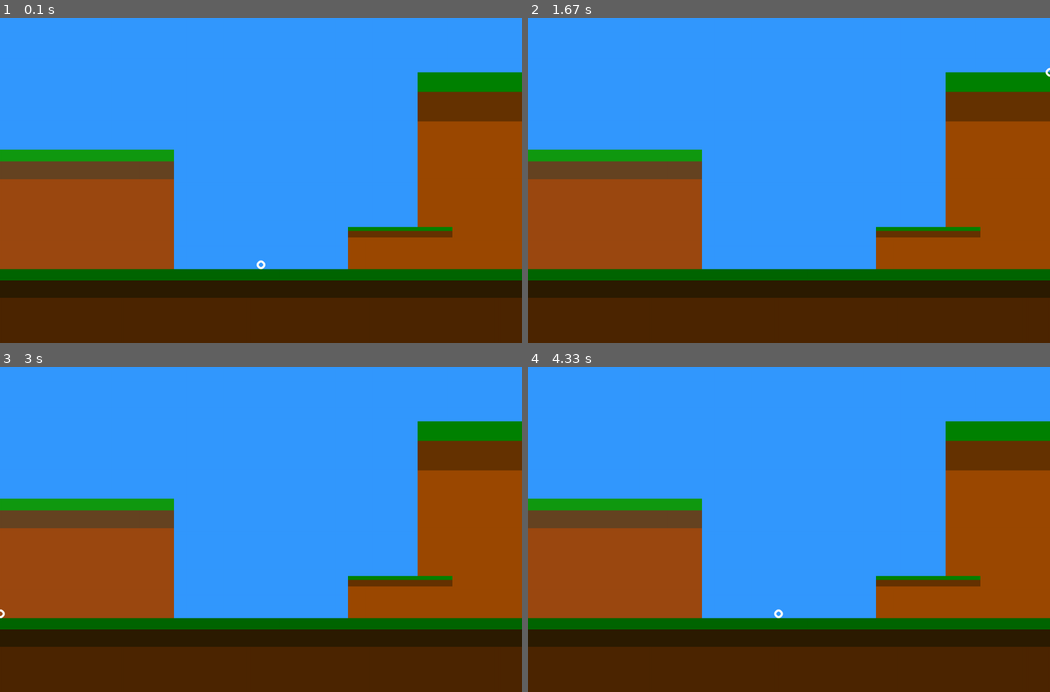
Above: before the commit, frames 1-4 (two rows, left to right).
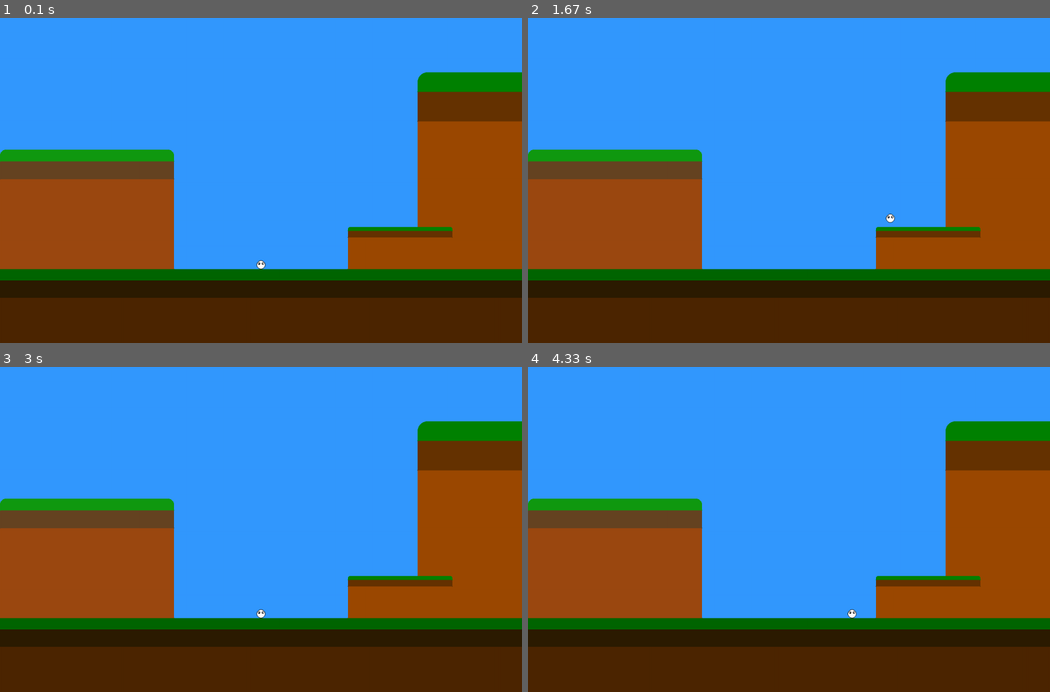
Above: after the commit, the same moments.

Repository: RafaelV1nueza/pyGames_demo
Game: pygame game, started from intro.py
Same seed, same stepped clock (60 frames per second), same inputs: the game is played once before the commit and once after it.
Inputs:
- Up to frame 1 (0.1 s): no input
- Up to frame 2 (1.67 s): tap W at 0.33 s; hold Right 0.67-1.13 s; hold Up 1.17-1.47 s; hold Right from 1.5 s (still down)
- Up to frame 3 (3 s): release Right at 1.97 s; hold Left 2-2.53 s; hold Left 2.57-2.97 s
- Up to frame 4 (4.33 s): hold Up 3-3.37 s; hold Right 3.4-4.03 s; hold Left from 4.07 s (still down)

The runs differ from the first frame. In frame 1, less than 0.1% of the frame differs, in the area x 0-87%, y 16-78%; in frame 2, less than 0.1%; in frame 3, less than 0.1%; in frame 4, 0.1%.

Commit message:
eyes and inverse square speed size

Diff:
--- a/intro.py
+++ b/intro.py
@@ -36,14 +36,14 @@
     def collision(self,dx,dy):
         scale = self.game.PLAYER_SIZE / self.game.delta_time
         #para X
-        if 0 < (self.px + dx * scale) < self.game.WIDTH:
+        if 0< (self.px + dx * scale) < self.game.WIDTH:
             self.px += dx
         elif self.px < 0:
             self.px = 0 + self.game.PLAYER_SIZE
         elif self.px > self.game.WIDTH:
             self.px = self.game.WIDTH - self.game.PLAYER_SIZE
         #Para Y
-        if (self.py + dy * scale) < self.ground - self.game.PLAYER_SIZE:
+        if (self.py + dy) < self.ground - self.game.PLAYER_SIZE: #*scale?
             self.py += dy
         else:
             self.py = self.ground - self.game.PLAYER_SIZE
@@ -52,7 +52,45 @@
 
     def draw(self):
         pg.draw.circle(self.game.screen,self.game.WHITE,(self.px,self.py),
-                        self.game.PLAYER_SIZE,5)
+                        self.game.PLAYER_SIZE,0)
+        pg.draw.circle(self.game.screen,self.game.BLACK,(self.px,self.py),
+                        self.game.PLAYER_SIZE,self.game.PLAYER_SIZE//10)
+        #ojo izquierdo Left eye
+        pg.draw.rect(self.game.screen,self.game.BLACK,(self.px - self.game.PLAYER_SIZE*3//4,
+                                                  self.py - self.game.PLAYER_SIZE*2//3,
+                                                  self.game.PLAYER_SIZE//2,
+                                                  self.game.PLAYER_SIZE*2//3),
+                                                  self.game.PLAYER_SIZE//10 ,
+                                                  self.game.PLAYER_SIZE//3)
+        pg.draw.rect(self.game.screen,self.game.BLACK,(self.px-self.game.PLAYER_SIZE*4//7,
+                                                  self.py-self.game.PLAYER_SIZE*2//5,
+                                                  self.game.PLAYER_SIZE//4,
+                                                  self.game.PLAYER_SIZE//3),0,
+                                                  self.game.PLAYER_SIZE//8)
+        pg.draw.rect(self.game.screen,self.game.WHITE,(self.px - self.game.PLAYER_SIZE*4//7,
+                                                  self.py-self.game.PLAYER_SIZE*2//5,
+                                                  self.game.PLAYER_SIZE//8,
+                                                  self.game.PLAYER_SIZE//6),0,
+                                                  self.game.PLAYER_SIZE//10)
+
+
+        #ojo derecho Right eye
+        pg.draw.rect(self.game.screen,self.game.BLACK,(self.px + self.game.PLAYER_SIZE*1//4,
+                                                  self.py - self.game.PLAYER_SIZE*2//3,
+                                                  self.game.PLAYER_SIZE//2,
+                                                  self.game.PLAYER_SIZE*2//3),
+                                                  self.game.PLAYER_SIZE//10 ,
+                                                  self.game.PLAYER_SIZE//3)
+        pg.draw.rect(self.game.screen,self.game.BLACK,(self.px + self.game.PLAYER_SIZE*2//7,
+                                                  self.py - self.game.PLAYER_SIZE*2//5,
+                                                  self.game.PLAYER_SIZE//4,
+                                                  self.game.PLAYER_SIZE//3),0,
+                                                  self.game.PLAYER_SIZE//8)
+        pg.draw.rect(self.game.screen,self.game.WHITE,(self.px + self.game.PLAYER_SIZE*3//7,
+                                                  self.py-self.game.PLAYER_SIZE*2//5,
+                                                  self.game.PLAYER_SIZE//8,
+                                                  self.game.PLAYER_SIZE//6),0,
+                                                  self.game.PLAYER_SIZE//10)
 
     def update(self):
         self.movement()
@@ -81,12 +119,13 @@
         #Player Settings
         self.PLAYER_SIZE = 10
         self.ox, self.oy = self.PLAYER_POS = self.HALF_WIDTH, self.floor - self.PLAYER_SIZE
-        self.PLAYER_SPEED = 1.5
+        self.PLAYER_SPEED = 1.2/math.sqrt(self.PLAYER_SIZE)
         self.GRAVITY = 0.98 /40
 
 
         #COLORS
         self.WHITE   = (255, 255, 255)
+        self.BLACK   = (  0,   0,   0)
         self.BLUE    = ( 51, 153, 255)
         self.GREEN   = (  0, 102,   0)
         self.DIRT    = ( 77,  38,   0)
@@ -126,14 +165,16 @@
     def land_create(self,corner_1,corner_2,shade):
         a,b = corner_1
         c = corner_2
+        d = (self.floor-b)
+        round = d // 20
         if shade:
-            pg.draw.rect(self.screen,self.DIRT_1,(a,b,c,(self.floor-b)))
-            pg.draw.rect(self.screen,self.WET_DIRT_1,(a,b,c,(self.floor-b) // 4))
-            pg.draw.rect(self.screen,self.GREEN_1,(a,b,c,(self.floor-b) // 10))
+            pg.draw.rect(self.screen,self.DIRT_1,(a,b,c,d),0 ,-1,round,round)
+            pg.draw.rect(self.screen,self.WET_DIRT_1,(a,b,c,d // 4),0 ,-1,round,round)
+            pg.draw.rect(self.screen,self.GREEN_1,(a,b,c,d // 10),0 ,-1,round,round)
         else:
-            pg.draw.rect(self.screen,self.DIRT_2,(a,b,c,(self.floor-b)))
-            pg.draw.rect(self.screen,self.WET_DIRT_2,(a,b,c,(self.floor-b) // 4))
-            pg.draw.rect(self.screen,self.GREEN_2,(a,b,c,(self.floor-b) // 10))
+            pg.draw.rect(self.screen,self.DIRT_2,(a,b,c,(self.floor-b)),0 ,-1,round,round)
+            pg.draw.rect(self.screen,self.WET_DIRT_2,(a,b,c,(self.floor-b) // 4),0 ,-1,round,round)
+            pg.draw.rect(self.screen,self.GREEN_2,(a,b,c,(self.floor-b) // 10),0 ,-1,round,round)
 
     def draw(self):
         #background
